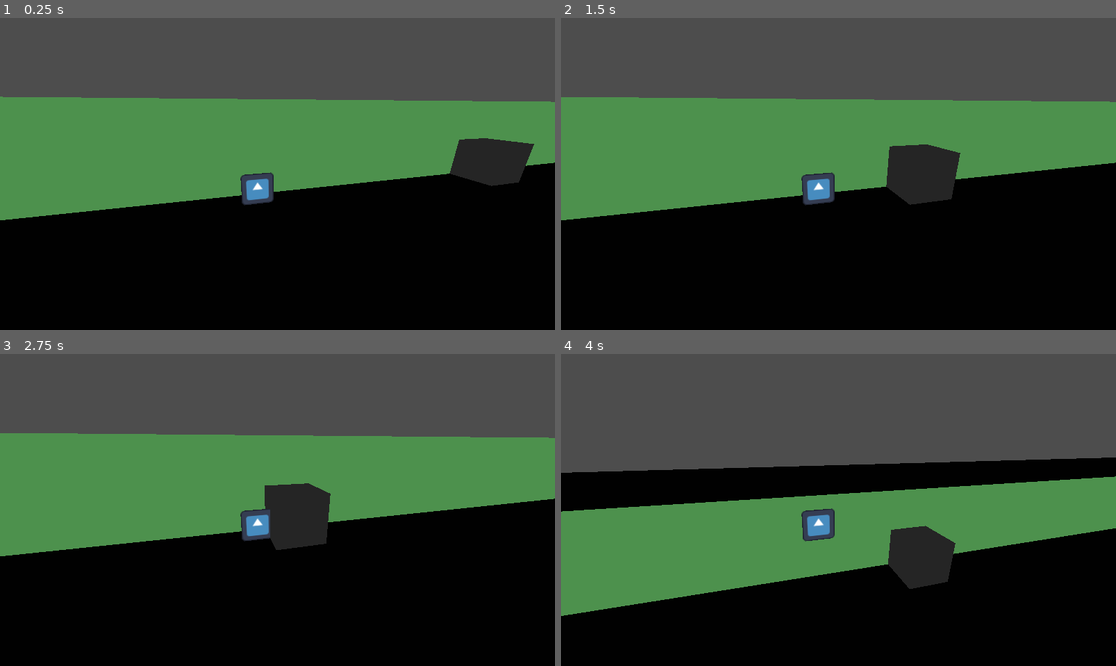
Above: before the commit, frames 1-4 (two rows, left to right).
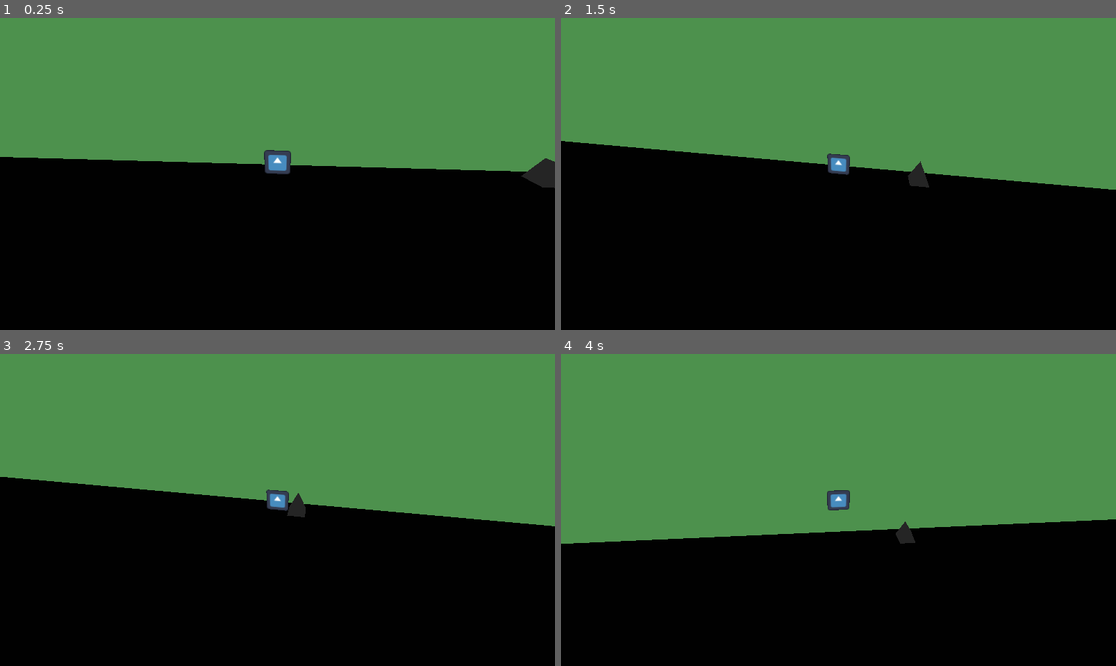
Above: after the commit, the same moments.

Repository: AurelienJuille/PE-A23
Game: Godot game, scene res://LEVELS/test_room.tscn
The game is run twice, just before and just after one commit, with the same random seed, the same clock (stepped at 60 frames per second) and the same inputs. The engine's default icon, where the game draws it, is replaced by a stand-in: a white triangle on a blue panel in a dark square.
Inputs:
- Up to frame 1 (0.25 s): no input
- Up to frame 2 (1.5 s): hold Right (ui_right) 0.53-1.28 s; tap Space (JUMP) at 0.77 s; hold Down (ui_down) from 1.28 s (still down)
- Up to frame 3 (2.75 s): tap Space (JUMP) at 1.52 s; release Down (ui_down) at 2.03 s; hold Right (ui_right) from 2.03 s (still down)
- Up to frame 4 (4 s): release Right (ui_right) at 2.78 s; hold Up (ui_up) 2.78-3.53 s; tap Space (JUMP) at 3.02, 3.77 s; hold Left (ui_left) from 3.53 s (still down)

The runs differ from the first frame. In frame 1, 37% of the frame differs, in the area x 0-100%, y 0-65%; in frame 2, 39%; in frame 3, 38%; in frame 4, 59%, in the area x 0-100%, y 0-84%.

Commit message:
Fin session 9/10 avec Xuan

Diff:
--- /dev/null
+++ b/Camera3Dtest.gd
@@ -0,0 +1,14 @@
+extends Camera3D
+
+var timer = .0
+var target = Vector3.ZERO
+
+func _process(delta):
+	timer -= delta
+	var player_pos = get_parent().global_position
+	if timer <= .0:
+		target = Vector3(randf_range(-2, 2), randf_range(.5, 1.5) * 5, 10)
+		timer = 3.0
+
+	position = lerp(position, target, .05)
+	look_at(player_pos)
--- a/LEVELS/test_room.tscn
+++ b/LEVELS/test_room.tscn
@@ -1,7 +1,8 @@
-[gd_scene load_steps=13 format=3 uid="uid://cdb1t75olq4ik"]
+[gd_scene load_steps=14 format=3 uid="uid://cdb1t75olq4ik"]
 
 [ext_resource type="Script" path="res://PLAYER/PLAYER.gd" id="1_6vgt1"]
 [ext_resource type="Texture2D" uid="uid://rkjkf4s8bs2o" path="res://icon.svg" id="1_ud1kr"]
+[ext_resource type="Script" path="res://Camera3Dtest.gd" id="3_jbpgo"]
 
 [sub_resource type="StandardMaterial3D" id="StandardMaterial3D_mrovb"]
 albedo_color = Color(0.133333, 0.133333, 0.133333, 1)
@@ -18,20 +19,22 @@
 
 [sub_resource type="QuadMesh" id="QuadMesh_7jkxn"]
 material = SubResource("StandardMaterial3D_8xdtw")
-size = Vector2(500, 4)
+size = Vector2(500, 50)
 
 [sub_resource type="ConcavePolygonShape3D" id="ConcavePolygonShape3D_fo7ul"]
 data = PackedVector3Array(250, -2, 0, -250, -2, 0, 250, 2, 0, -250, -2, 0, -250, 2, 0, 250, 2, 0)
 
 [sub_resource type="Environment" id="Environment_wjck8"]
+fog_light_energy = 1.74
+fog_density = 0.047
 
 [sub_resource type="BoxShape3D" id="BoxShape3D_ttvtw"]
+size = Vector3(1.28, 1, 1)
 
-[sub_resource type="BoxMesh" id="BoxMesh_ago23"]
-size = Vector3(2, 2, 2)
+[sub_resource type="PrismMesh" id="PrismMesh_7di48"]
 
-[sub_resource type="ConcavePolygonShape3D" id="ConcavePolygonShape3D_wmnvm"]
-data = PackedVector3Array(-1, 1, 1, 1, 1, 1, -1, -1, 1, 1, 1, 1, 1, -1, 1, -1, -1, 1, 1, 1, -1, -1, 1, -1, 1, -1, -1, -1, 1, -1, -1, -1, -1, 1, -1, -1, 1, 1, 1, 1, 1, -1, 1, -1, 1, 1, 1, -1, 1, -1, -1, 1, -1, 1, -1, 1, -1, -1, 1, 1, -1, -1, -1, -1, 1, 1, -1, -1, 1, -1, -1, -1, 1, 1, 1, -1, 1, 1, 1, 1, -1, -1, 1, 1, -1, 1, -1, 1, 1, -1, -1, -1, 1, 1, -1, 1, -1, -1, -1, 1, -1, 1, 1, -1, -1, -1, -1, -1)
+[sub_resource type="ConcavePolygonShape3D" id="ConcavePolygonShape3D_7ybe0"]
+data = PackedVector3Array(0, 0.5, 0.5, 0.5, -0.5, 0.5, -0.5, -0.5, 0.5, 0, 0.5, -0.5, -0.5, -0.5, -0.5, 0.5, -0.5, -0.5, 0, 0.5, 0.5, 0, 0.5, -0.5, 0.5, -0.5, 0.5, 0, 0.5, -0.5, 0.5, -0.5, -0.5, 0.5, -0.5, 0.5, 0, 0.5, -0.5, 0, 0.5, 0.5, -0.5, -0.5, -0.5, 0, 0.5, 0.5, -0.5, -0.5, 0.5, -0.5, -0.5, -0.5, -0.5, -0.5, 0.5, 0.5, -0.5, 0.5, -0.5, -0.5, -0.5, 0.5, -0.5, 0.5, 0.5, -0.5, -0.5, -0.5, -0.5, -0.5)
 
 [node name="TEST ROOM" type="Node3D"]
 
@@ -44,7 +47,7 @@
 shape = SubResource("ConcavePolygonShape3D_4v6q3")
 
 [node name="WALL" type="MeshInstance3D" parent="."]
-transform = Transform3D(1, 0, 0, 0, 1, 0, 0, 0, 1, 0, 2, -1)
+transform = Transform3D(1, 0, 0, 0, 1, 0, 0, 0, 1, 0, 25, -1)
 mesh = SubResource("QuadMesh_7jkxn")
 
 [node name="StaticBody3D" type="StaticBody3D" parent="WALL"]
@@ -67,16 +70,17 @@
 shape = SubResource("BoxShape3D_ttvtw")
 
 [node name="Camera3D" type="Camera3D" parent="PLAYER"]
-transform = Transform3D(0.967418, 0.0797033, -0.240311, 0, 0.949157, 0.314804, 0.253184, -0.304547, 0.918231, -1.12274, 3.72454, 7.36771)
+transform = Transform3D(0.967418, 0.0797033, -0.240311, 0, 0.949157, 0.314804, 0.253184, -0.304547, 0.918231, -0.954716, 3.72454, 7.36771)
 size = 0.1
+script = ExtResource("3_jbpgo")
 
 [node name="OBSTACLES" type="Node3D" parent="."]
 
 [node name="MeshInstance3D" type="MeshInstance3D" parent="OBSTACLES"]
-transform = Transform3D(1, 0, 0, 0, 1, 0, 0, 0, 1, 12.4707, 0.991639, 0)
-mesh = SubResource("BoxMesh_ago23")
+transform = Transform3D(1, 0, 0, 0, 1, 0, 0, 0, 1, 12.4707, 0.506283, 0)
+mesh = SubResource("PrismMesh_7di48")
 
 [node name="StaticBody3D" type="StaticBody3D" parent="OBSTACLES/MeshInstance3D"]
 
 [node name="CollisionShape3D" type="CollisionShape3D" parent="OBSTACLES/MeshInstance3D/StaticBody3D"]
-shape = SubResource("ConcavePolygonShape3D_wmnvm")
+shape = SubResource("ConcavePolygonShape3D_7ybe0")
